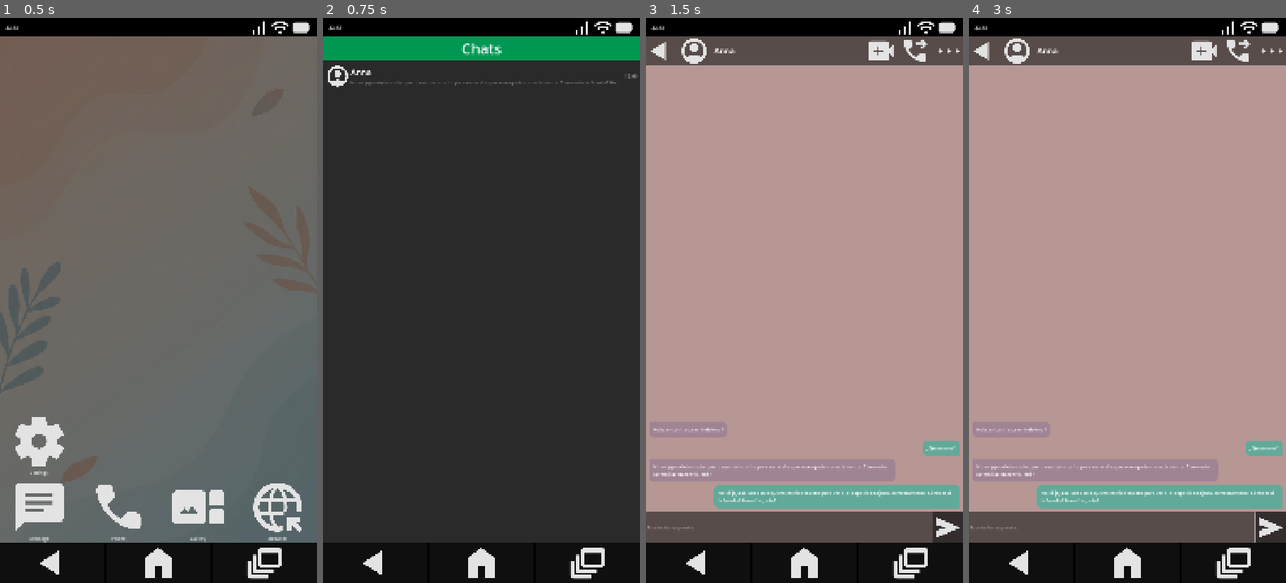
Above: before the commit, frames 1-4 (left to right).
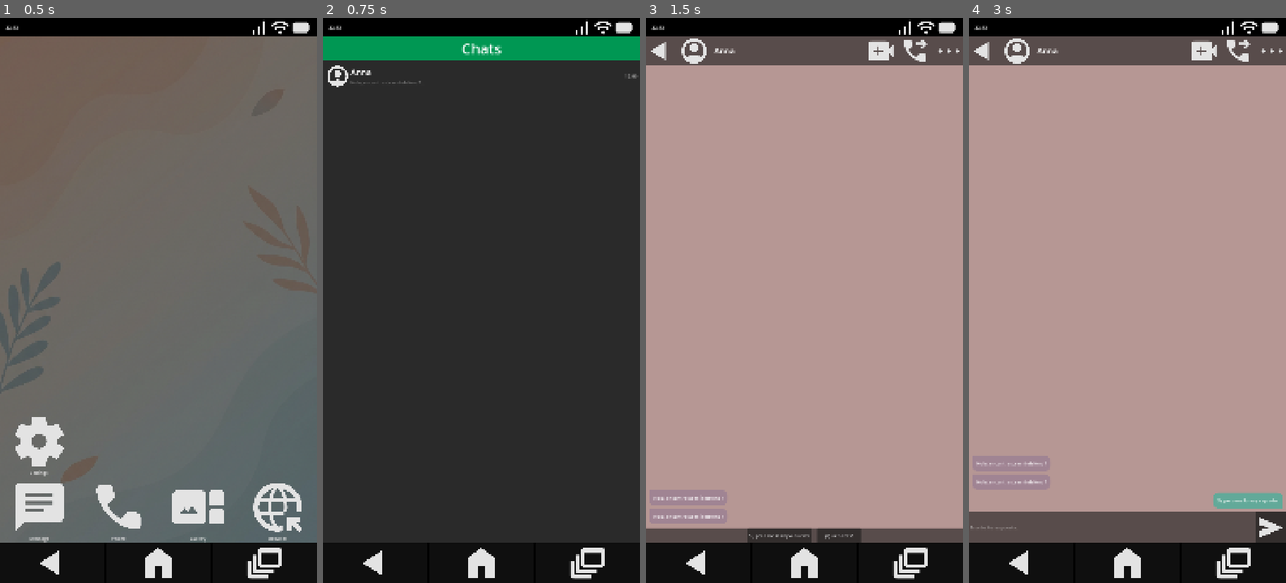
Above: after the commit, the same moments.

Repository: AlfredoCamarena/GD-Phone
Game: Godot game, scene res://_System/Main/main.tscn
Same seed, same stepped clock (60 frames per second), same inputs: the game is played once before the commit and once after it.
Inputs (mouse positions are in pixels of both pictures, inside the frame that each line leads up to):
- Up to frame 1 (0.5 s): no input
- Up to frame 2 (0.75 s): click "Message" at 0.5 s
- Up to frame 3 (1.5 s): click (804, 74) at 1.25 s
- Up to frame 4 (3 s): click (1270, 526) at 2.02 s; click (1102, 537) at 2.75 s, where only the run after the commit has a clickable "Sí, pero me lo voy a quedar"

Frame 1 is identical in both runs. In frame 2, 0.1% of the frame differs, in the area x 12-93%, y 11-12%; in frame 3, 7.9%, in the area x 0-100%, y 72-93%; in frame 4, 3.5%.

Commit message:
Add choice input

Diff:
--- a/Apps/1_Chat/ChatDetail/chat_detail.gd
+++ b/Apps/1_Chat/ChatDetail/chat_detail.gd
@@ -11,6 +11,8 @@
 @onready var message_scroll: ScrollContainer = %MessageScroll
 @onready var type_box: LineEdit = %TypeBox
 @onready var send_button: Button = %SendButton
+@onready var keyboard_input_container: HBoxContainer = %KeyboardInputContainer
+@onready var choice_input_container: HBoxContainer = %ChoiceInputContainer
 
 signal requested_go_back
 
@@ -49,17 +51,35 @@
 	messages_container.add_child(bubble)
 	bubble.setup(msg_data.text)
 
+	if not msg_data.reply_options.is_empty():
+		show_options(msg_data.reply_options)
+
 
 func trigger_npc_reply() -> void:
 	# TODO: Agregar animación
 	await get_tree().create_timer(2.0).timeout
 
-	var reply_msg := MessageData.new()
-	reply_msg.text = "¡Qué interesante! Cuéntame más." # TODO: Cambiar respuesta genérica
-	reply_msg.sender = MessageData.Sender.OTHER
+	# TODO: Quitar respuesta temporal
+	const TEMP_TEXT := "¡Qué interesante! Cuéntame más."
+	var reply_msg := create_message(TEMP_TEXT, MessageData.Sender.OTHER)
 	add_message_bubble(reply_msg)
 
 	scroll_to_bottom()
+
+
+func show_options(options: Array[String]) -> void:
+	keyboard_input_container.hide()
+	choice_input_container.show()
+
+	for child in choice_input_container.get_children():
+		child.queue_free()
+
+	for option_text in options:
+		var btn := Button.new()
+		btn.custom_minimum_size.x = 150
+		btn.text = option_text
+		btn.pressed.connect(_on_option_selected.bind(option_text))
+		choice_input_container.add_child(btn)
 
 
 func scroll_to_bottom() -> void:
@@ -68,14 +88,19 @@
 	message_scroll.set_deferred(&"scroll_vertical", message_scroll.get_v_scroll_bar().max_value )
 
 
+func create_message(text: String, sender: MessageData.Sender) -> MessageData:
+	var msg := MessageData.new()
+	msg.text = text
+	msg.sender = sender
+	return msg
+
+
 func _on_send_pressed() -> void:
 	var text := type_box.text.strip_edges()
 	if text.is_empty():
 		return
 
-	var new_msg := MessageData.new()
-	new_msg.text = text
-	new_msg.sender = MessageData.Sender.ME
+	var new_msg := create_message(text, MessageData.Sender.ME)
 	add_message_bubble(new_msg)
 
 	type_box.text = ""
@@ -84,3 +109,16 @@
 
 	# TODO: QUITAR SIMULACIÓN TEMPORAL
 	trigger_npc_reply()
+
+
+func _on_option_selected(text_selected: String) -> void:
+	var msg := create_message(text_selected, MessageData.Sender.ME)
+
+	add_message_bubble(msg)
+	scroll_to_bottom()
+
+	choice_input_container.hide()
+	keyboard_input_container.show()
+
+	# TODO: Agregar detección de respuesta
+	trigger_npc_reply()
--- a/Apps/1_Chat/ChatDetail/chat_detail.tscn
+++ b/Apps/1_Chat/ChatDetail/chat_detail.tscn
@@ -125,10 +125,11 @@
 custom_minimum_size = Vector2(0, 50)
 layout_mode = 2
 
-[node name="HBoxContainer" type="HBoxContainer" parent="MainLayout/InputArea"]
+[node name="KeyboardInputContainer" type="HBoxContainer" parent="MainLayout/InputArea"]
+unique_name_in_owner = true
 layout_mode = 2
 
-[node name="TypeBox" type="LineEdit" parent="MainLayout/InputArea/HBoxContainer"]
+[node name="TypeBox" type="LineEdit" parent="MainLayout/InputArea/KeyboardInputContainer"]
 unique_name_in_owner = true
 layout_mode = 2
 size_flags_horizontal = 3
@@ -136,8 +137,15 @@
 flat = true
 caret_blink = true
 
-[node name="SendButton" type="Button" parent="MainLayout/InputArea/HBoxContainer"]
+[node name="SendButton" type="Button" parent="MainLayout/InputArea/KeyboardInputContainer"]
 unique_name_in_owner = true
 layout_mode = 2
 focus_mode = 0
 icon = ExtResource("4_w0bou")
+
+[node name="ChoiceInputContainer" type="HBoxContainer" parent="MainLayout/InputArea"]
+unique_name_in_owner = true
+visible = false
+layout_mode = 2
+theme_override_constants/separation = 20
+alignment = 1
--- a/Data/Chats/anna_chat.tres
+++ b/Data/Chats/anna_chat.tres
@@ -1,15 +1,12 @@
-[gd_resource type="Resource" script_class="ChatData" load_steps=8 format=3 uid="uid://clov4e5f75fxj"]
+[gd_resource type="Resource" script_class="ChatData" load_steps=5 format=3 uid="uid://clov4e5f75fxj"]
 
 [ext_resource type="Script" uid="uid://dbte7kxlkuhtf" path="res://_System/Resources/MessageData.gd" id="1_4bhi4"]
 [ext_resource type="Resource" uid="uid://k3hrrvjf08d4" path="res://Data/Messages/Anna/msg_hola.tres" id="2_ne0hs"]
 [ext_resource type="Script" uid="uid://r6alea8oi7u3" path="res://_System/Resources/ChatData.gd" id="2_pejcp"]
-[ext_resource type="Resource" uid="uid://06ar1do2hycm" path="res://Data/Messages/Anna/msg_respuesta.tres" id="3_0na06"]
 [ext_resource type="Texture2D" uid="uid://fi042hb8xr13" path="res://_Assets/Avatars 256x256/default_avatar.png" id="4_0na06"]
-[ext_resource type="Resource" uid="uid://cxng1d07mao08" path="res://Data/Messages/Anna/msg_long.tres" id="4_txcsh"]
-[ext_resource type="Resource" uid="uid://btvyp3ko1477v" path="res://Data/Messages/Anna/msg_long2.tres" id="5_0ym50"]
 
 [resource]
 script = ExtResource("2_pejcp")
 contact_name = "Anna"
-conversation = Array[ExtResource("1_4bhi4")]([ExtResource("2_ne0hs"), ExtResource("3_0na06"), ExtResource("4_txcsh"), ExtResource("5_0ym50")])
+conversation = Array[ExtResource("1_4bhi4")]([ExtResource("2_ne0hs"), ExtResource("2_ne0hs")])
 metadata/_custom_type_script = "uid://r6alea8oi7u3"
--- a/Data/Messages/Anna/msg_hola.tres
+++ b/Data/Messages/Anna/msg_hola.tres
@@ -5,4 +5,5 @@
 [resource]
 script = ExtResource("1_dwyha")
 text = "Hola, encontraste mi telefono?"
+reply_options = Array[String](["Sí, pero me lo voy a quedar", "¿Quién eres?"])
 metadata/_custom_type_script = "uid://dbte7kxlkuhtf"
--- a/_System/Resources/MessageData.gd
+++ b/_System/Resources/MessageData.gd
@@ -14,3 +14,6 @@
 @export_group("Comportamiento")
 @export var delay: float = 1.5
 @export var is_read: bool = false
+
+@export_group("Interacción")
+@export var reply_options: Array[String] = []
